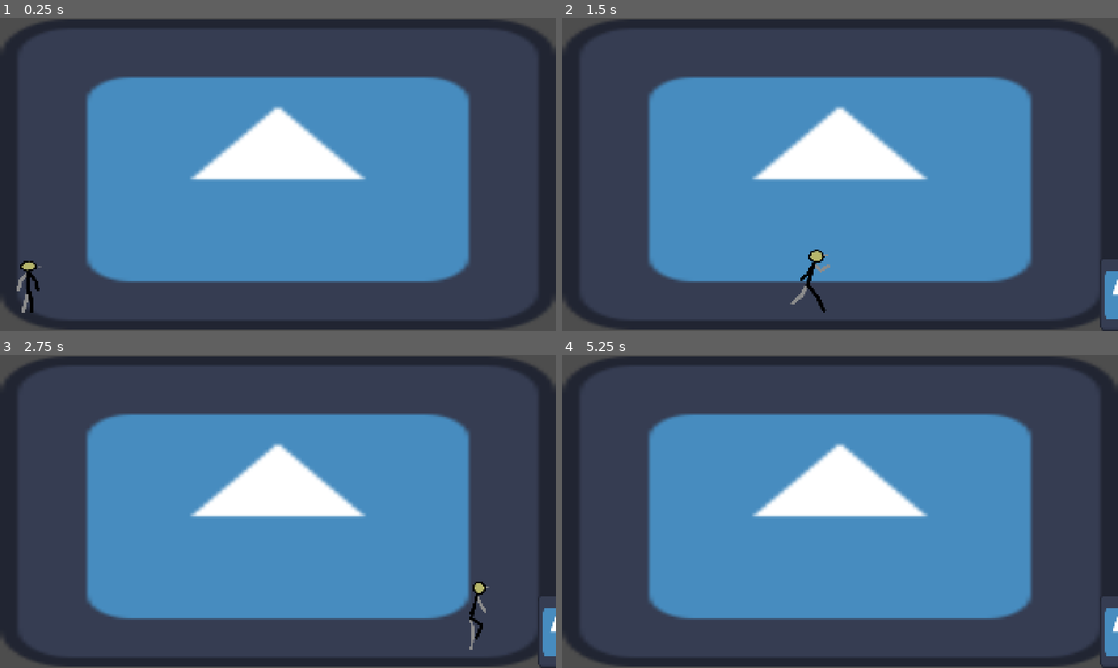
Above: before the commit, frames 1-4 (two rows, left to right).
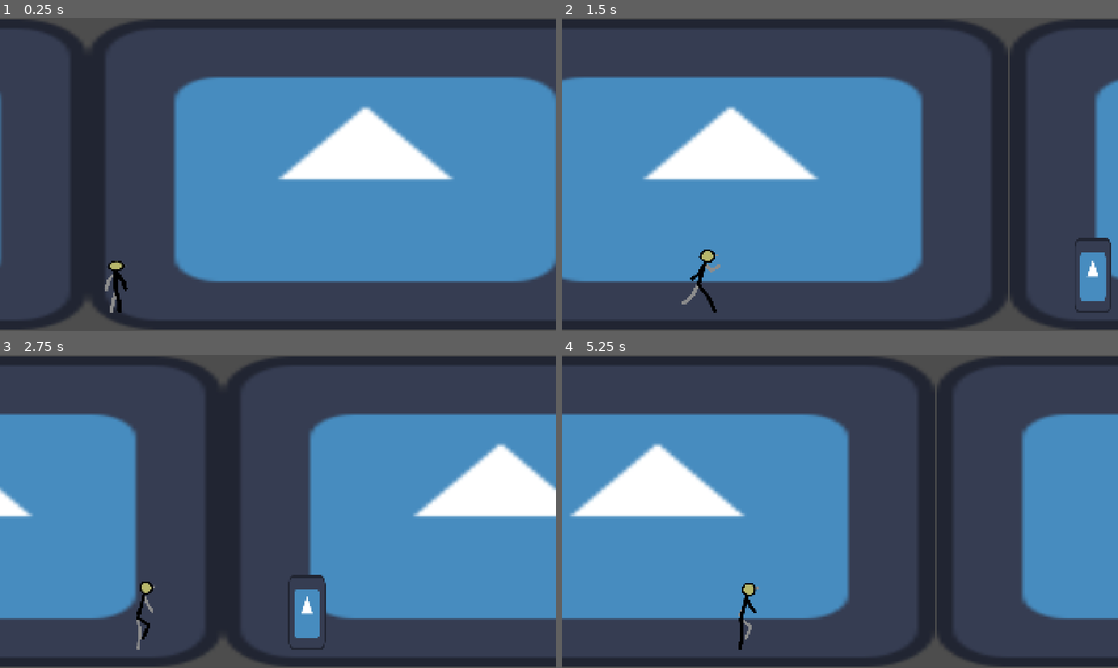
Above: after the commit, the same moments.

Repository: Ahzzak/Enjam2026_Grp5
Game: Godot game, scene res://scenes/world.tscn
The game is run twice, just before and just after one commit, with the same random seed, the same clock (stepped at 60 frames per second) and the same inputs. The engine's default icon, where the game draws it, is replaced by a stand-in: a white triangle on a blue panel in a dark square.
Inputs:
- Up to frame 1 (0.25 s): no input
- Up to frame 2 (1.5 s): hold D (Run) 0.53-1.28 s; tap Space (Jump) at 0.77 s; tap Ctrl (Slide) at 1.35 s
- Up to frame 3 (2.75 s): tap Space (Jump) at 1.52 s; hold D (Run) from 2.03 s (still down)
- Up to frame 4 (5.25 s): release D (Run) at 2.78 s; tap Ctrl (Slide) at 2.85, 4.35 s; tap Space (Jump) at 3.02, 3.77, 4.52 s; hold D (Run) 3.53-4.28 s; hold D (Run) from 5.03 s (still down)

The runs differ from the first frame. In frame 1, 37% of the frame differs, in the area x 0-100%, y 0-100%; in frame 2, 40%; in frame 3, 50%; in frame 4, 52%.

Commit message:
feat(world): add infinite floor and beat obstacles no longer moving with the parallax node

Diff:
--- a/enjam-2026/prefabs/spawner.tscn
+++ b/enjam-2026/prefabs/spawner.tscn
@@ -2,5 +2,5 @@
 
 [ext_resource type="Script" uid="uid://dwf6mpi6cijtf" path="res://scripts/spawner.gd" id="1_8khw6"]
 
-[node name="Spawner" type="Parallax2D" unique_id=189585124]
+[node name="Spawner" type="Node2D" unique_id=98578749]
 script = ExtResource("1_8khw6")
--- a/enjam-2026/scenes/world.tscn
+++ b/enjam-2026/scenes/world.tscn
@@ -3,10 +3,10 @@
 [ext_resource type="Texture2D" uid="uid://q5hq7v7s00g" path="res://icon.svg" id="1_nnsk1"]
 [ext_resource type="PackedScene" uid="uid://c0o3frsrsxts4" path="res://prefabs/player.tscn" id="2_rwgxs"]
 [ext_resource type="PackedScene" uid="uid://dcoiqsaod757h" path="res://prefabs/audio_manager.tscn" id="3_4wyf3"]
+[ext_resource type="Script" uid="uid://cg7r1nj3beiwb" path="res://scripts/run_camera.gd" id="3_71j4m"]
 [ext_resource type="PackedScene" uid="uid://c3jo64cpug3p" path="res://prefabs/spawner.tscn" id="4_k0juu"]
 
-[sub_resource type="RectangleShape2D" id="RectangleShape2D_xti4w"]
-size = Vector2(2281.5, 63)
+[sub_resource type="WorldBoundaryShape2D" id="WorldBoundaryShape2D_dn1u1"]
 
 [node name="World" type="Node2D" unique_id=533268812]
 
@@ -18,23 +18,23 @@
 scale = Vector2(14.984374, 8.390625)
 texture = ExtResource("1_nnsk1")
 
-[node name="Camera2D" type="Camera2D" parent="." unique_id=1762616151]
-offset = Vector2(960, 540)
+[node name="PlayerCharacter" parent="." unique_id=776062280 instance=ExtResource("2_rwgxs")]
+position = Vector2(97, 882)
 
-[node name="PlayerCharacter" parent="." unique_id=776062280 node_paths=PackedStringArray("parallax") instance=ExtResource("2_rwgxs")]
-position = Vector2(97, 882)
-parallax = NodePath("../Parallax2D")
+[node name="Camera2D" type="Camera2D" parent="." unique_id=1762616151 node_paths=PackedStringArray("player")]
+anchor_mode = 0
+script = ExtResource("3_71j4m")
+player = NodePath("../PlayerCharacter")
 
 [node name="Floor" type="StaticBody2D" parent="." unique_id=1606272559]
 
 [node name="CollisionShape2D" type="CollisionShape2D" parent="Floor" unique_id=457166848]
-position = Vector2(1062, 1049)
-shape = SubResource("RectangleShape2D_xti4w")
+position = Vector2(0, 1017)
+shape = SubResource("WorldBoundaryShape2D_dn1u1")
 
 [node name="Audio_Manager" parent="." unique_id=338354162 node_paths=PackedStringArray("player") instance=ExtResource("3_4wyf3")]
 player = NodePath("../PlayerCharacter")
 
-[node name="Spawner" parent="." unique_id=696965722 node_paths=PackedStringArray("clock", "parallax") instance=ExtResource("4_k0juu")]
-repeat_size = Vector2(10000000, 0)
+[node name="Spawner" parent="." unique_id=696965722 node_paths=PackedStringArray("clock", "player") instance=ExtResource("4_k0juu")]
 clock = NodePath("../Audio_Manager")
-parallax = NodePath("../Parallax2D")
+player = NodePath("../PlayerCharacter")
--- a/enjam-2026/scripts/spawner.gd
+++ b/enjam-2026/scripts/spawner.gd
@@ -1,16 +1,25 @@
 extends Node2D
 
 @export var clock : Clock
-@export var parallax : Parallax2D
+@export var player : Player
+@export var beats_ahead : int = 5
+@export var ground_y : float = 1017.0
 
-var obstacles : Array[Node2D]
 
 func _enter_tree() -> void:
 	clock.on_beat.connect(spawn)
 
+
 func spawn():
+	_free_passed_obstacles()
 	if randi_range(0, 5) > 4:
 		var obstacle : Node2D = preload("res://prefabs/obstacle.tscn").instantiate()
 		add_child(obstacle)
-		obstacle.global_position = Vector2(1920, 1080)
-		obstacles.append(obstacle)
+		var spawn_distance := beats_ahead * 60.0 / clock.bpm * player.run_speed
+		obstacle.global_position = Vector2(player.anchor_x + spawn_distance, ground_y)
+
+
+func _free_passed_obstacles() -> void:
+	for obstacle in get_children():
+		if obstacle.global_position.x < player.anchor_x - 1000.0:
+			obstacle.queue_free()
